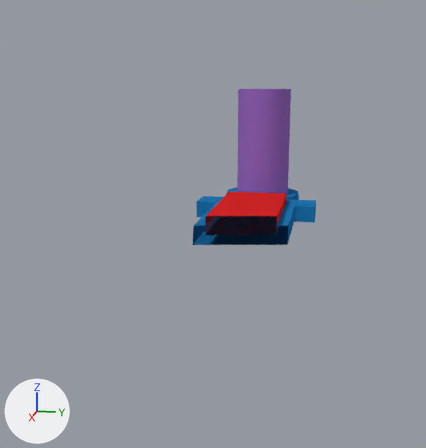
The Blender file graph/models/blender/indicator.blend, before and after one commit.
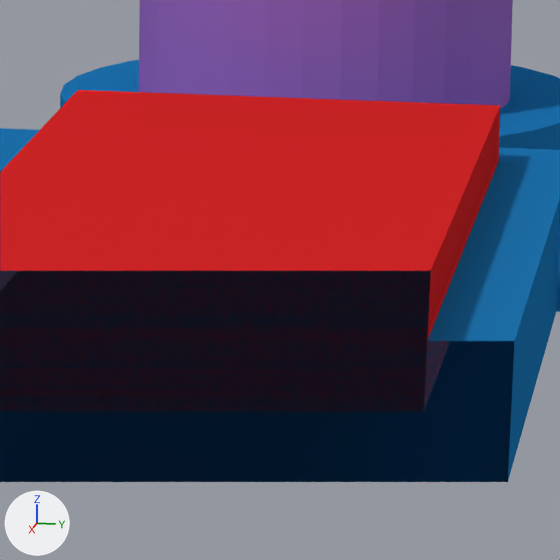
There are two pictures of each version: one whole from a 50 mm lens placed at (15.29, 1.83, 3.46), pointed at (4.34, -0.36, 0.72), one close up on the part from 51% to 69% of the width and 40% to 57% of the height. Every picture has the same lights, and +X, +Y and +Z are marked at lower left. Everything nearer to the camera than a plane just in front of the edit is cut away.

Script lines for the objects in view, before the commit:
```python
me_cube_001 = bpy.data.meshes.new('Cube.001')
me_cube_001.from_pydata(...)  # 21 vertices, 15 faces; spans x -1.0..1.29, y -1.0..1.0, z -1.0..1.0
me_cube_001.materials.append(mat_material_005)  # green #2ca02c
me_cube_004 = bpy.data.meshes.new('Cube.004')
me_cube_004.from_pydata(...)  # a box spanning x -1.0..1.0, y -1.0..1.0, z -1.0..1.0
me_cube_004.materials.append(mat_material_004)  # red #d62728
me_cube_014 = bpy.data.meshes.new('Cube.014')
me_cube_014.from_pydata(...)  # a box spanning x -1.0..1.0, y -1.0..1.0, z -1.0..1.0
me_cube_014.materials.append(mat_material_014)  # red #d62728
ob_cube_001 = bpy.data.objects.new('Cube.001', me_cube_001)
ob_cube_001.location = (0.0, 0.0, 0.1)
ob_cube_001.scale = (1.0, 0.4, 0.1)
ob_cube_001.hide_set(True)  # its collection is switched off
ob_cube_003 = bpy.data.objects.new('Cube.003', me_cube_004)
ob_cube_003.location = (5.0, 0.0, 0.4)
ob_cube_003.scale = (4.75, 0.75, 0.2)
ob_cube_013 = bpy.data.objects.new('Cube.013', me_cube_014)
ob_cube_013.location = (0.0, 0.0, 0.2)
ob_cube_013.scale = (0.8, 0.2, 0.1)
ob_cube_013.hide_set(True)  # its collection is switched off
# also in view: 'Cylinder' at (-0.9, 0.0, 1.8); 'Cube.002' at (4.05, 0.0, 1.6)
```
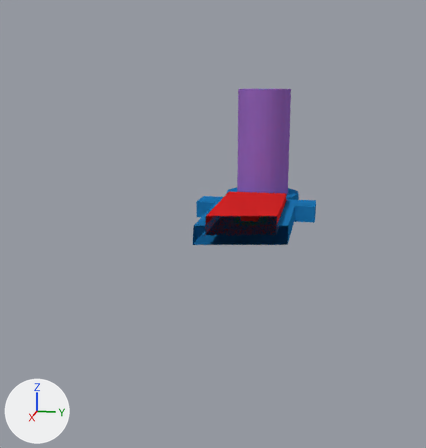
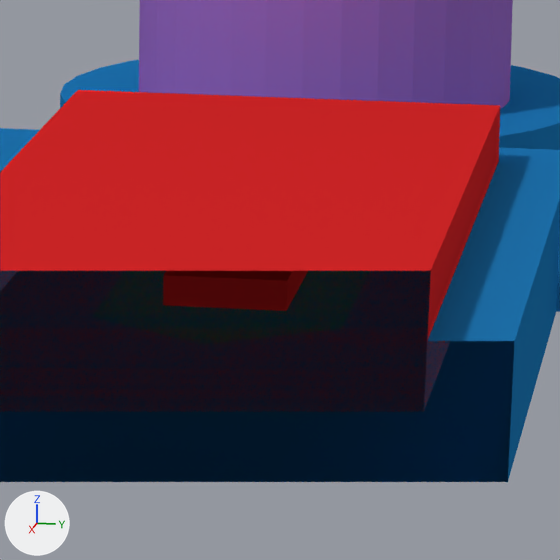
Location of each change, [x1, y1, x2, y2] in pixels of the close-ups (560 x 560 px):
```json
{"object": "Cube.013", "change": "shown", "after": [163, 271, 308, 311], "on screen": "red"}
{"object": "Cube.001", "change": "now drawn", "after": [93, 271, 369, 344]}
```

Scene script edits in JSON lines:
```json
{"op": "set", "path": "ob_cube_013.location", "old": "(0.0, 0.0, 0.2)", "new": "(1.0, 0.0, 0.2)"}
{"op": "remove", "block": "ob_cube_013", "code": "ob_cube_013.hide_set(True)  # its collection is switched off"}
{"op": "set", "path": "ob_cube_001.location", "old": "(0.0, 0.0, 0.1)", "new": "(1.0, 0.0, 0.1)"}
```
